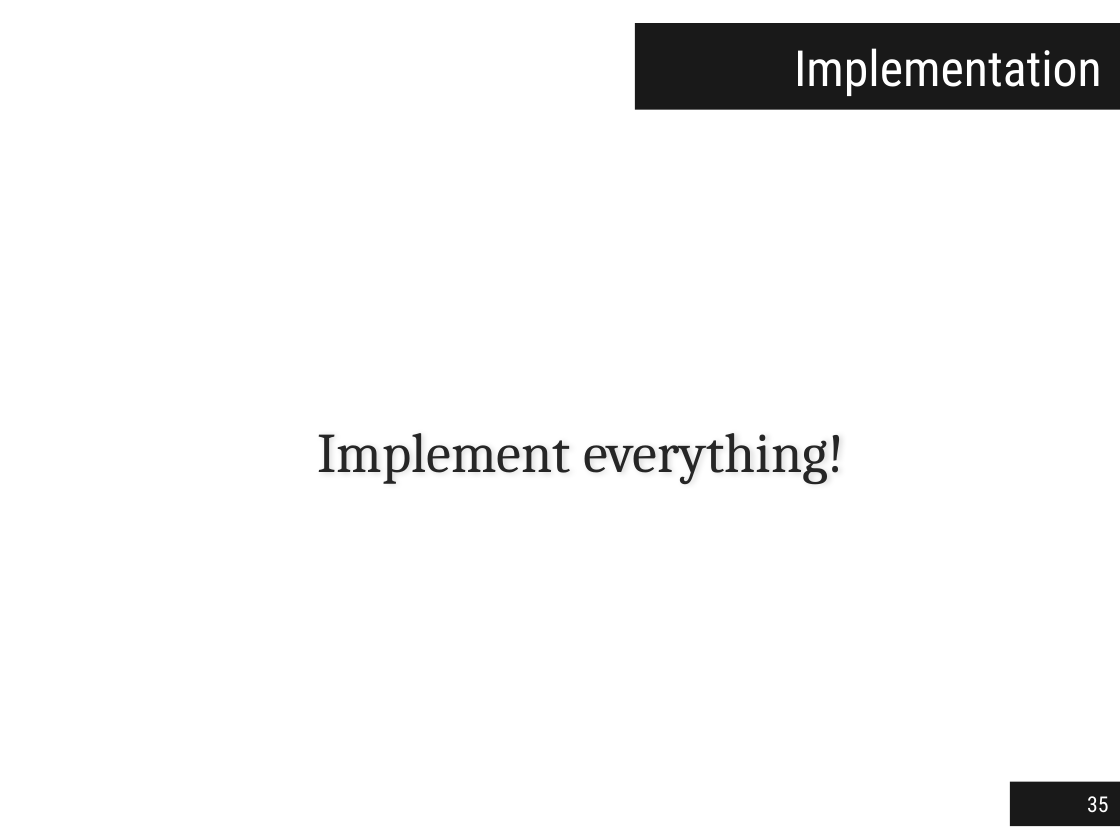
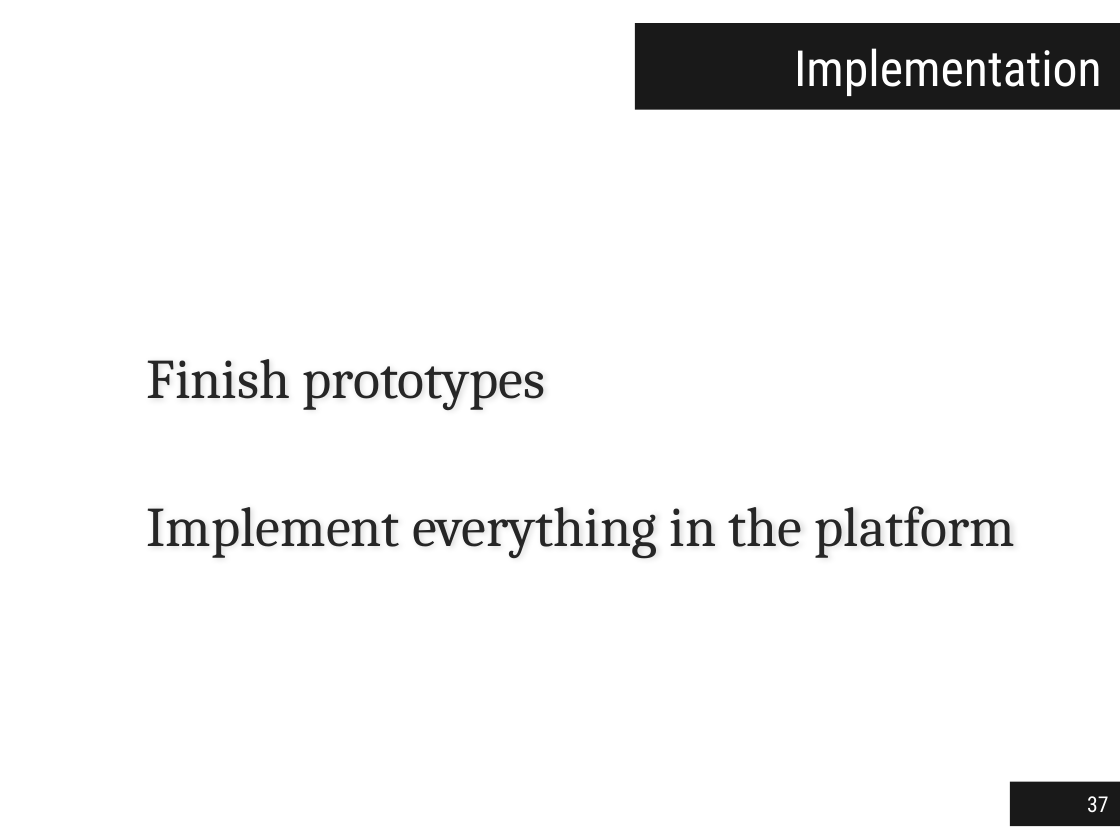
Before and after one commit to jgradim/thesis, a slide deck: slide 37 of presentations/jgradim-presentation.pptx (slide 35 before the commit). Drawn at 1120x840 pixels with LibreOffice and Linux fonts; fonts in the diff are those of the drawing. Boxes give left, top, right and bottom in pixels: in the first picture for what was removed or moved away, otherwise in the second. Text is boxed around its words. In the diff, an @@ line names an element or a change of style, - is before the commit and + after.

```diff
--- a/presentations/jgradim-presentation.pptx
+++ b/presentations/jgradim-presentation.pptx
@@ text at (147,359,1015,558): text changed @@
-Implement everything!
+Finish prototypes
+Implement everything in the platform
@@ page number at (1087,796,1108,813): text changed @@
-35
+37
```
Also in this commit, not shown: 17 other slides changed, 3 slides added, 1 slide removed, 2 other files.
